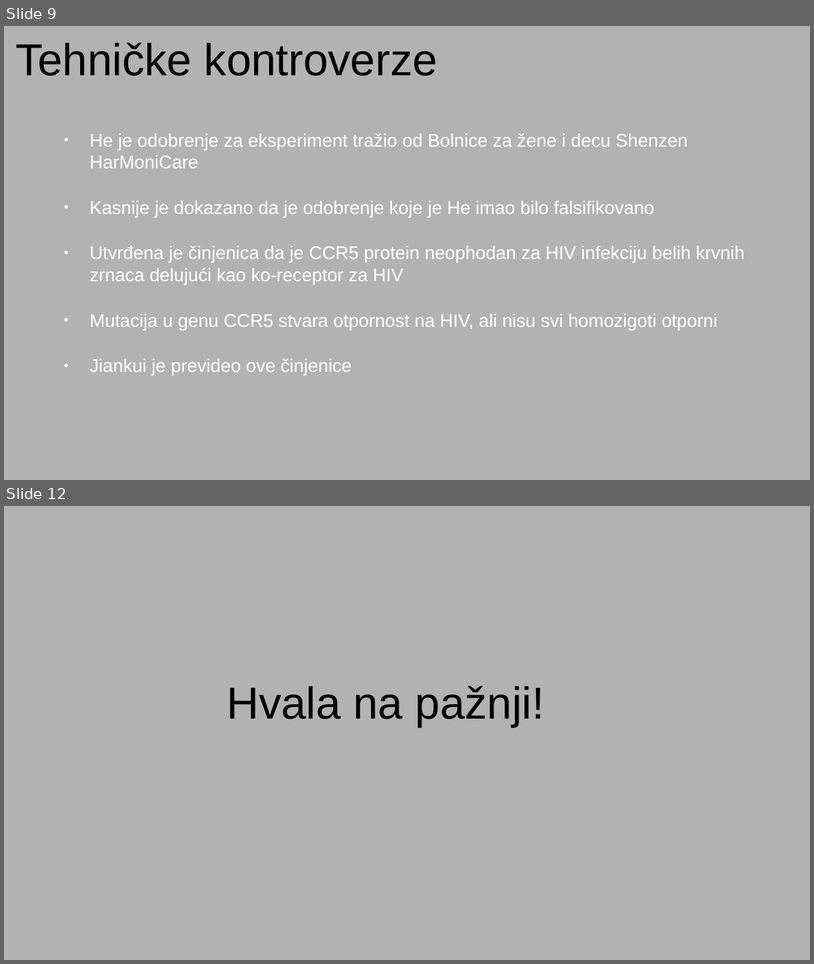
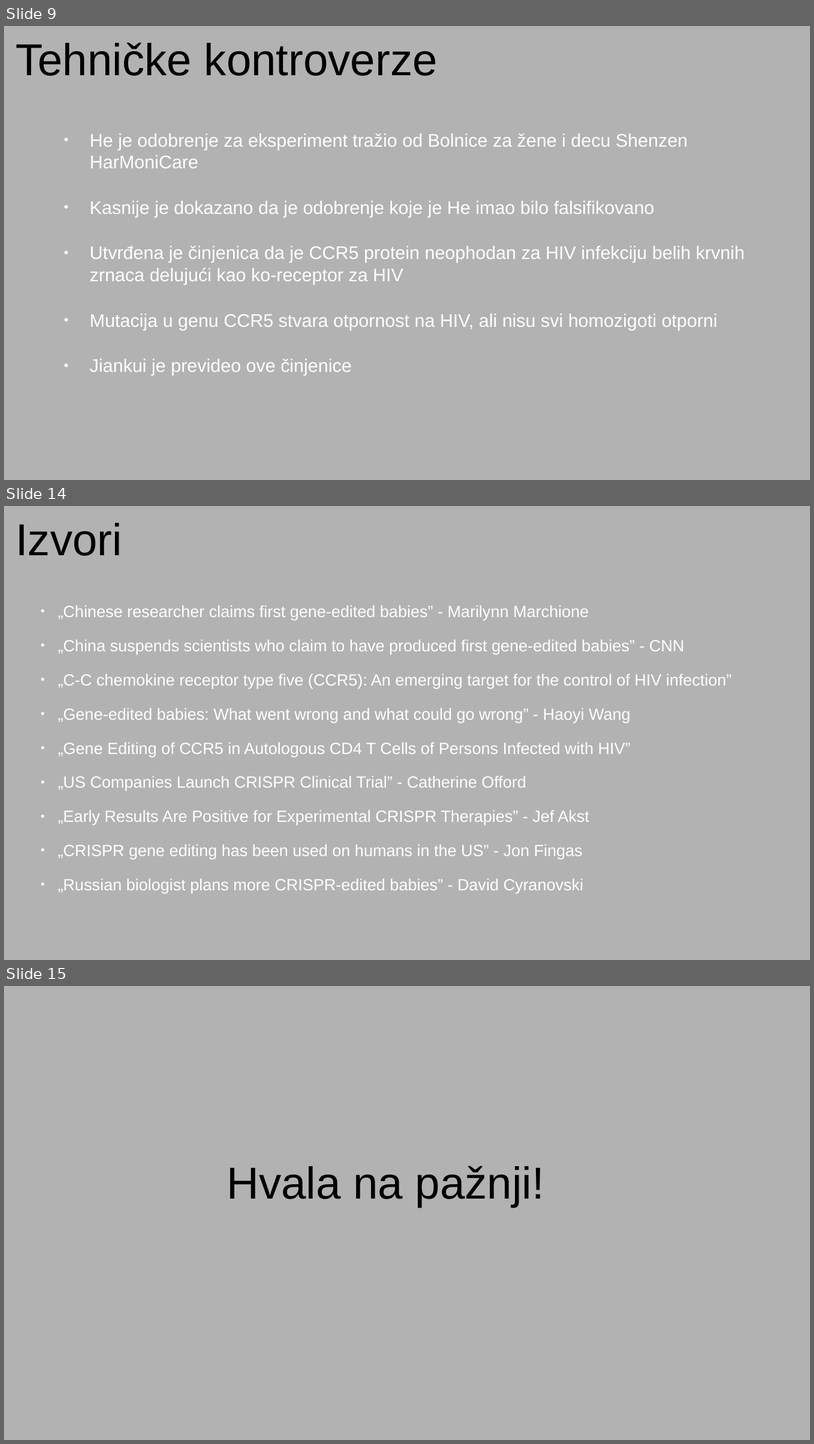
Before and after one commit to NikolaBelak/He-Jiankui-afera, a slide deck: He Jiankui afera.odp. Shown one above the other, each under a label of ours: slides 9 and 12 before the commit, slides 9, 14 and 15 after it; the slides between them are not shown. The pictures are 814x964 and 814x1444 pixels, drawn with LibreOffice and Linux fonts; fonts in the diff are those of the drawing. Boxes give left, top, right and bottom in pixels: in the first picture for what was removed or moved away, otherwise in the second. Text is boxed around its words. In the diff, an @@ line names an element or a change of style, - is before the commit and + after.

```diff
--- a/He Jiankui afera.odp
+++ b/He Jiankui afera.odp
@@ slide 14 added at [4,506,810,960], background #B2B2B2 @@
@@ title added at [15,523,122,556], 44 pt, text #000000 @@
+Izvori
@@ subtitle added at [58,605,732,893], 16 pt, text #FFFFFF @@
+● „Chinese researcher claims first gene-edited babies” - Marilynn Marchione
+● „China suspends scientists who claim to have produced first gene-edited babies” - CNN
+● „C-C chemokine receptor type five (CCR5): An emerging target for the control of HIV infection”
+● „Gene-edited babies: What went wrong and what could go wrong” - Haoyi Wang
+● „Gene Editing of CCR5 in Autologous CD4 T Cells of Persons Infected with HIV”
+● „US Companies Launch CRISPR Clinical Trial” - Catherine Offord
+● „Early Results Are Positive for Experimental CRISPR Therapies” - Jef Akst
+● „CRISPR gene editing has been used on humans in the US” - Jon Fingas
+● „Russian biologist plans more CRISPR-edited babies” - David Cyranovski
@@ what was slide 12 is now slide 15 @@
```
Also in this commit, not shown: 9 slides changed, 2 other slides added, 1 other file.
